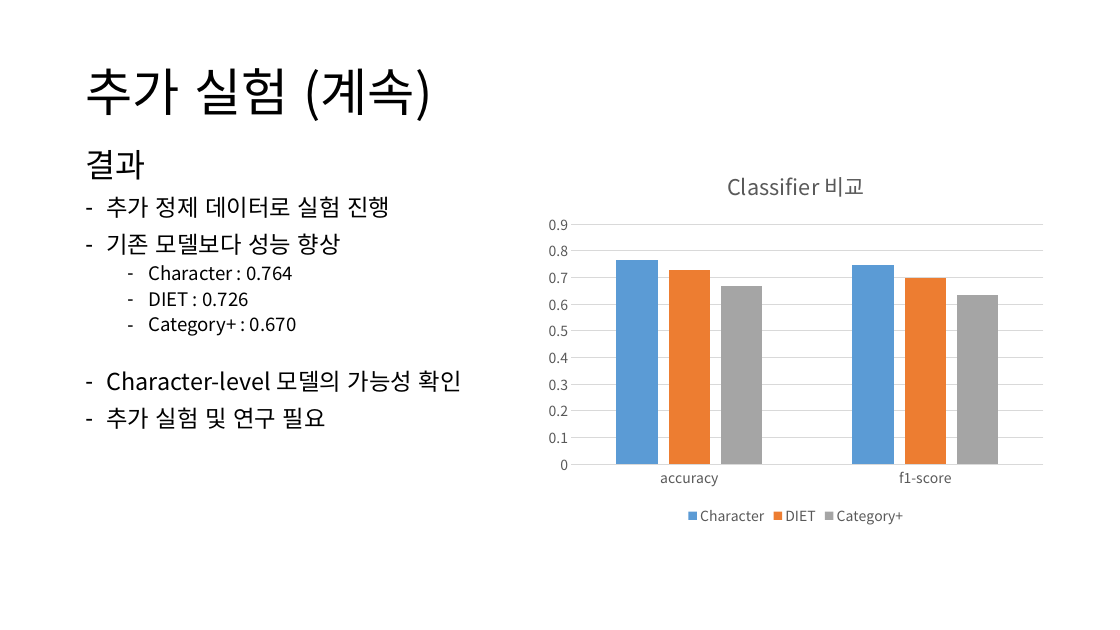
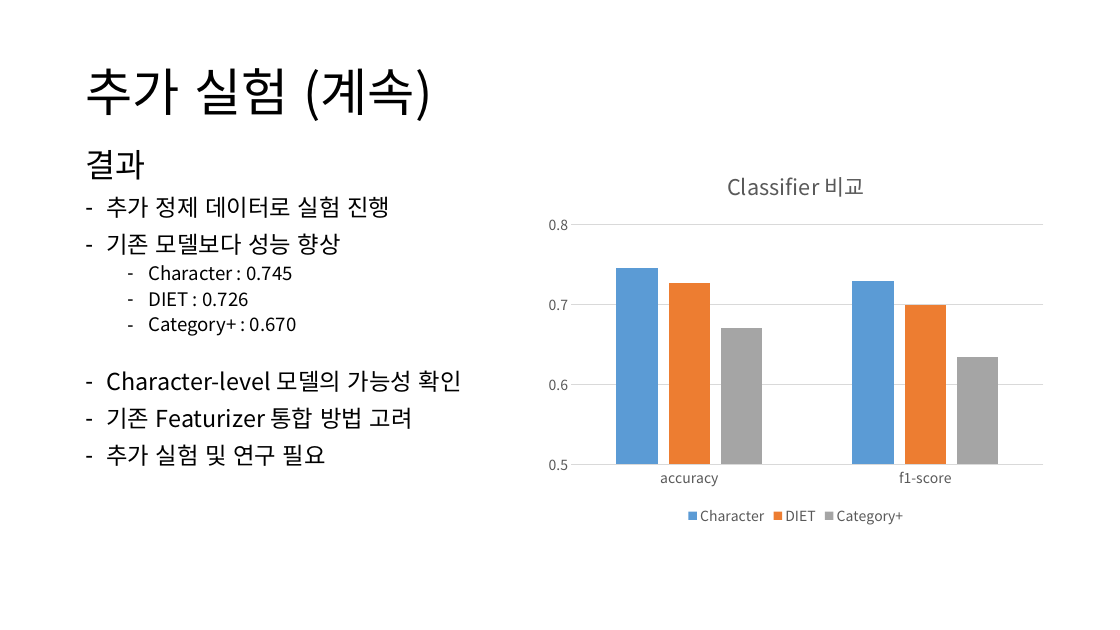
Before and after one commit to yongsun-yoon/chatbot, a slide deck: slide 23 of Rasa custom NLU 모델 개발.pptx. Drawn at 1120x630 pixels with LibreOffice and Linux fonts; fonts in the diff are those of the drawing. Boxes give left, top, right and bottom in pixels: in the first picture for what was removed or moved away, otherwise in the second. Text is boxed around its words. In the diff, an @@ line names an element or a change of style, - is before the commit and + after.

Commit message:
update

```diff
--- a/Rasa custom NLU 모델 개발.pptx
+++ b/Rasa custom NLU 모델 개발.pptx
@@ column chart at (539, 155, 1054, 530) @@
@@ Character, accuracy: 0.76 to 0.75 @@
@@ Character, f1-score: 0.75 to 0.73 @@
@@ text at (148, 265, 293, 281): text changed @@
-  – Character : 0.764
+  – Character : 0.745
@@ text at (106, 407, 413, 429): paragraph added @@
+– 기존 Featurizer 통합 방법 고려
```
Also in this commit, not shown: 6 other slides changed.
